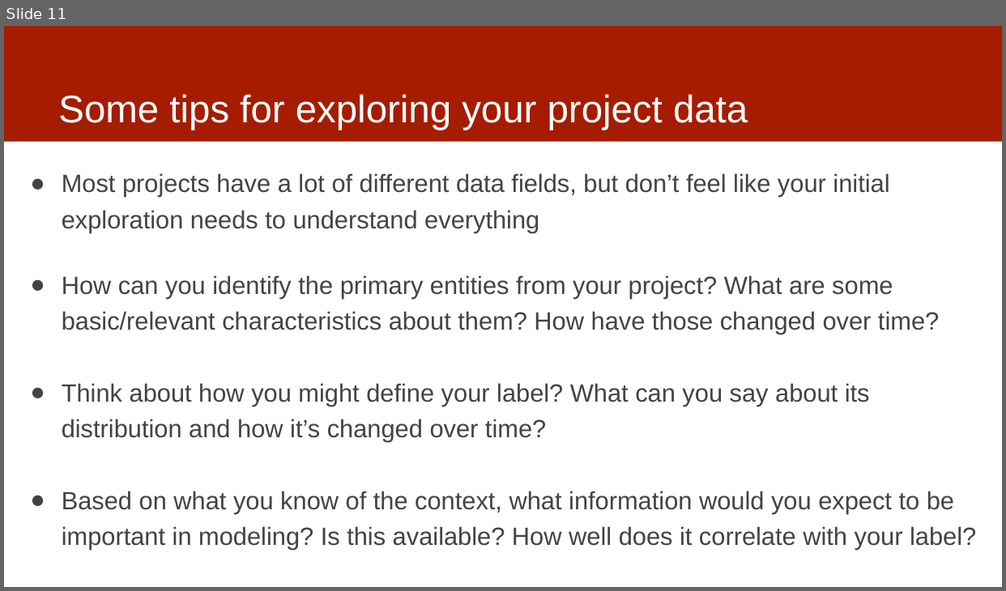
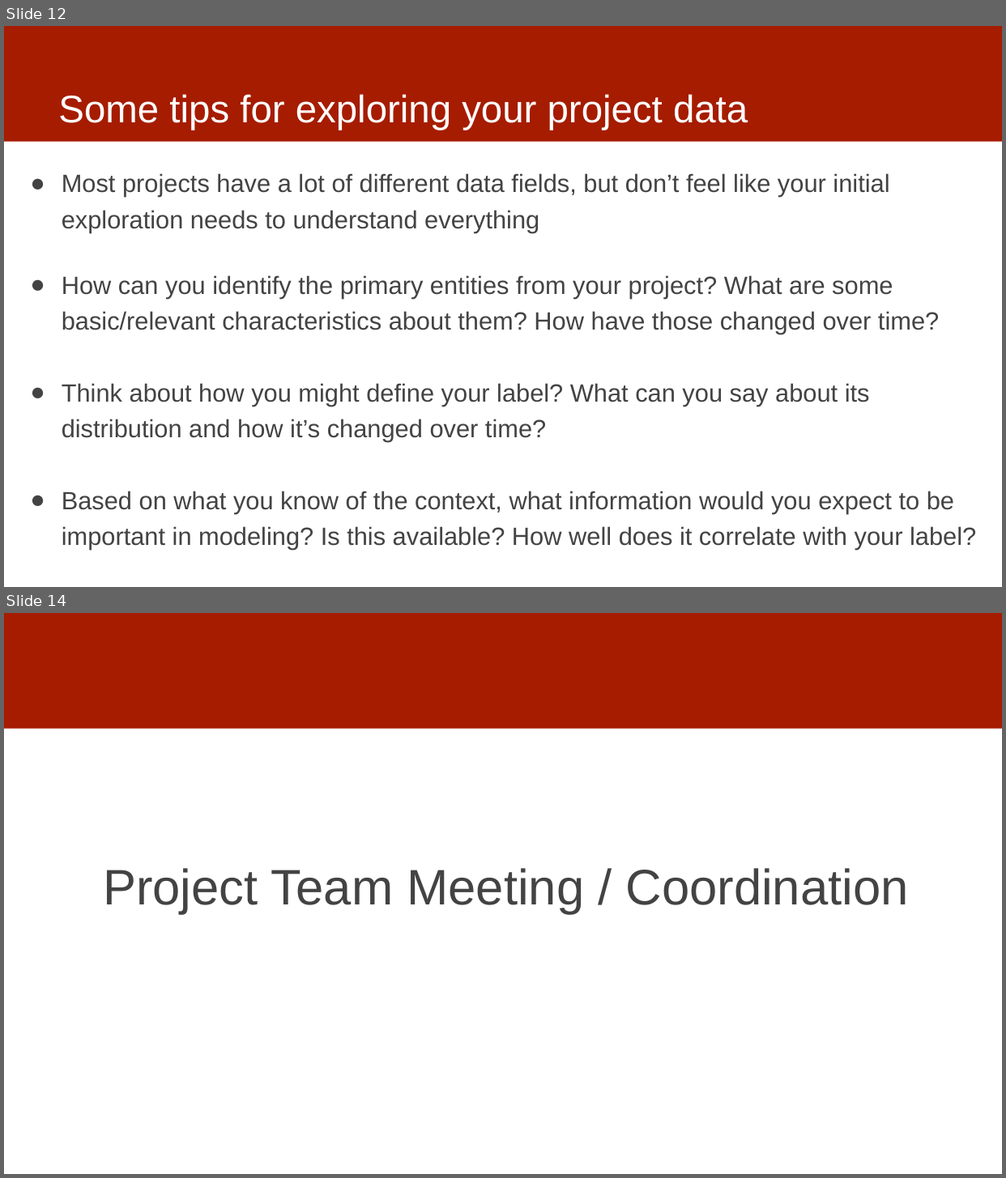
Before and after one commit to dssg/mlforpublicpolicylab, a slide deck: 03 - Data Exploration, Analytical Formulation, and Baselines/data-exploration.pptx. Shown one above the other, each under a label of ours: slide 11 before the commit, slides 12 and 14 after it; the slides between them are not shown. The pictures are 1006x591 and 1006x1178 pixels, drawn with LibreOffice and Linux fonts; fonts in the diff are those of the drawing. Boxes give left, top, right and bottom in pixels: in the first picture for what was removed or moved away, otherwise in the second. Text is boxed around its words. In the diff, an @@ line names an element or a change of style, - is before the commit and + after.

```diff
--- a/03 - Data Exploration, Analytical Formulation, and Baselines/data-exploration.pptx
+++ b/03 - Data Exploration, Analytical Formulation, and Baselines/data-exploration.pptx
@@ slide 14 added at [4,613,1002,1174], background #FFFFFF; not listed: 1 template element that a slide beside it also shows @@
@@ text added at [103,868,909,914], 48 pt, text #434343 @@
+Project Team Meeting / Coordination
@@ what was slide 11 is now slide 12 @@
```
Also in this commit, not shown: 2 slides changed, 1 other slide added.
